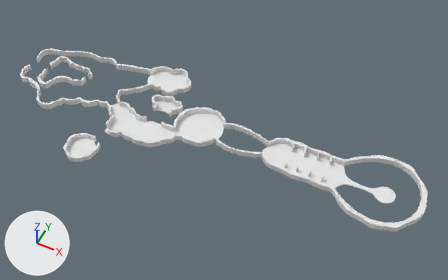
The FBX model Assets/Models/Levels/Critical Path.fbx: old version first, new version second.
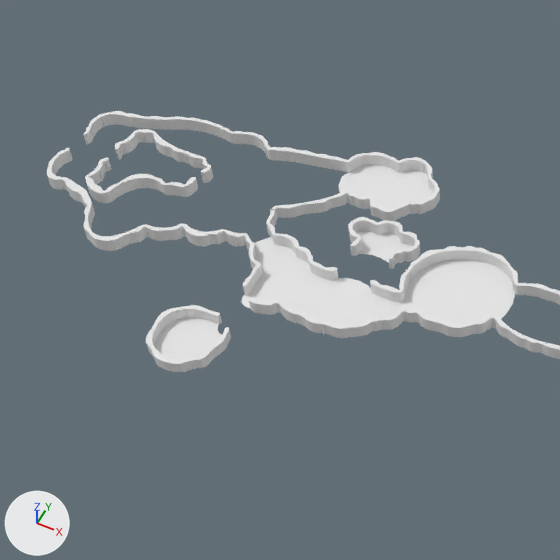
Old and new are each drawn whole from a 50 mm lens placed at (7.29, -9.56, 11.62), pointed at (2.66, -0.3, 0.05) and again close up on the part from 0% to 54% of the width and 0% to 87% of the height. Lighting does not change. The marker at lower left points along +X, +Y and +Z. Where no turn or scale is listed for an object, it has been applied to the vertices.

Names of what the first close-up shows: 'Big Island Floors', 'Big Island Walls', 'Mainland Floors 2', 'Mainland Walls 1', 'Mainland Walls 2', 'Mainland Walls 3', 'Tri Island Floors', 'Tri Island Walls'.
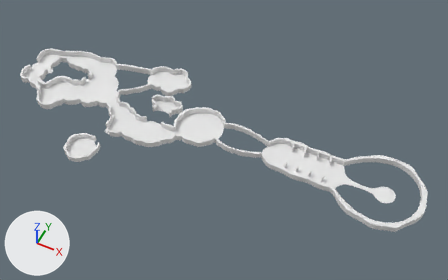
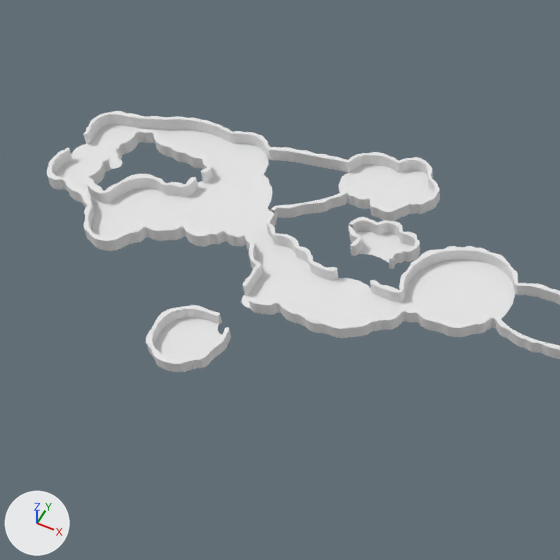
What differs and where, as boxes (x1, y1, x2, y2) in the close-ups (560 x 560 px):
'Mainland Floors 1', shown: after (56, 124, 272, 243)

What the commit changed:
Object 'Mainland Floors 1' (ob_mainland_floors_1) is now shown.
